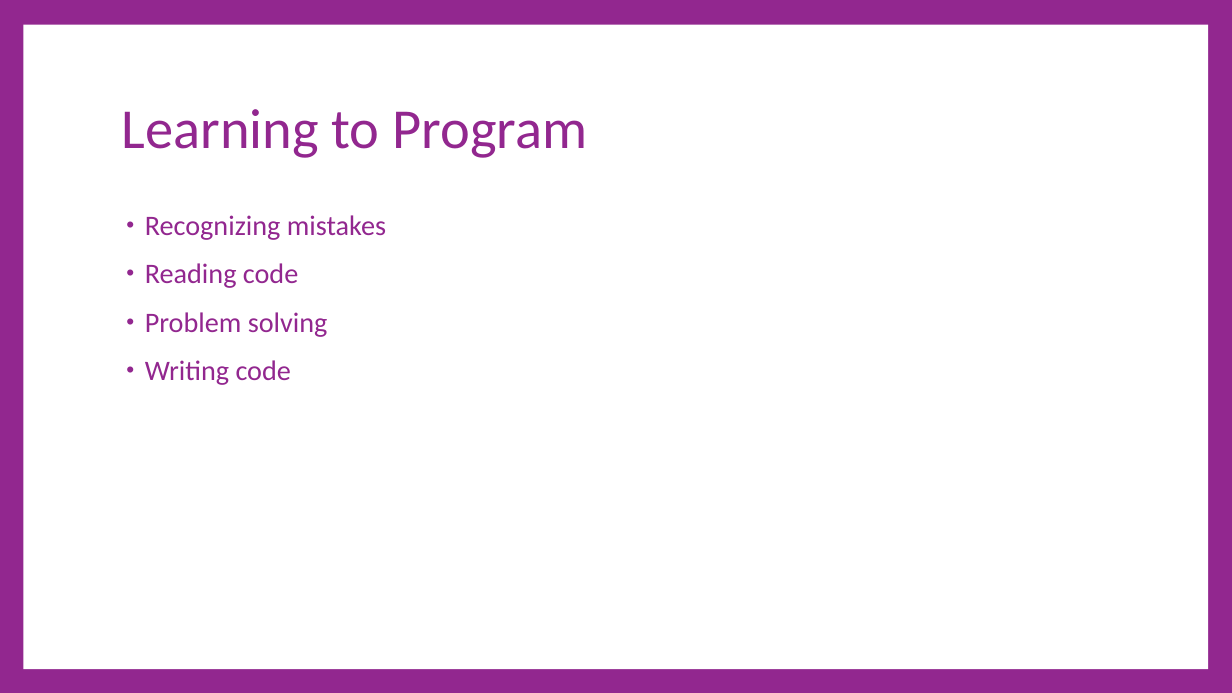
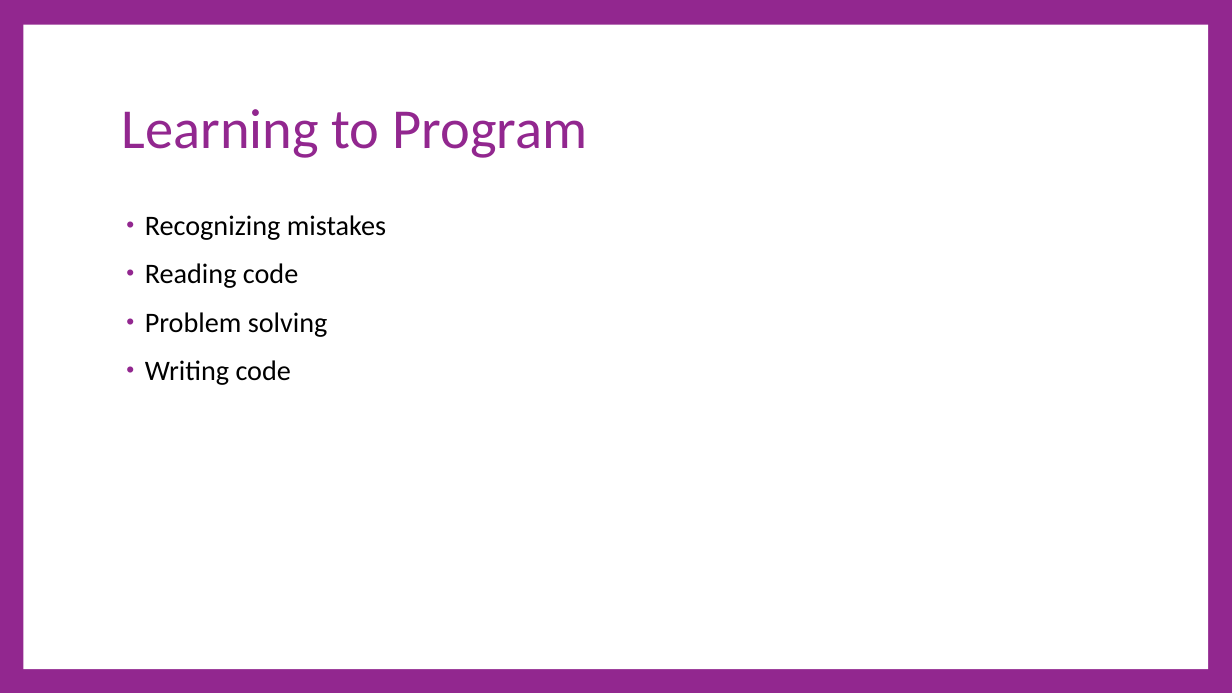
Before and after one commit to cdiggins/cs321, a slide deck: slide 4 of class-notes/cs321-winter-2023-lecture-5-coding-tips.pptx. Drawn at 1232x693 pixels with LibreOffice and Linux fonts; fonts in the diff are those of the drawing. Boxes give left, top, right and bottom in pixels: in the first picture for what was removed or moved away, otherwise in the second. Text is boxed around its words. In the diff, an @@ line names an element or a change of style, - is before the commit and + after.

```diff
--- a/class-notes/cs321-winter-2023-lecture-5-coding-tips.pptx
+++ b/class-notes/cs321-winter-2023-lecture-5-coding-tips.pptx
@@ text "Recognizing mistakes" at <box>145,215,386,385</box>: text colour #92278F to #000000 @@
```
Also in this commit, not shown: 8 other slides changed, 1 slide removed, 7 other files.
